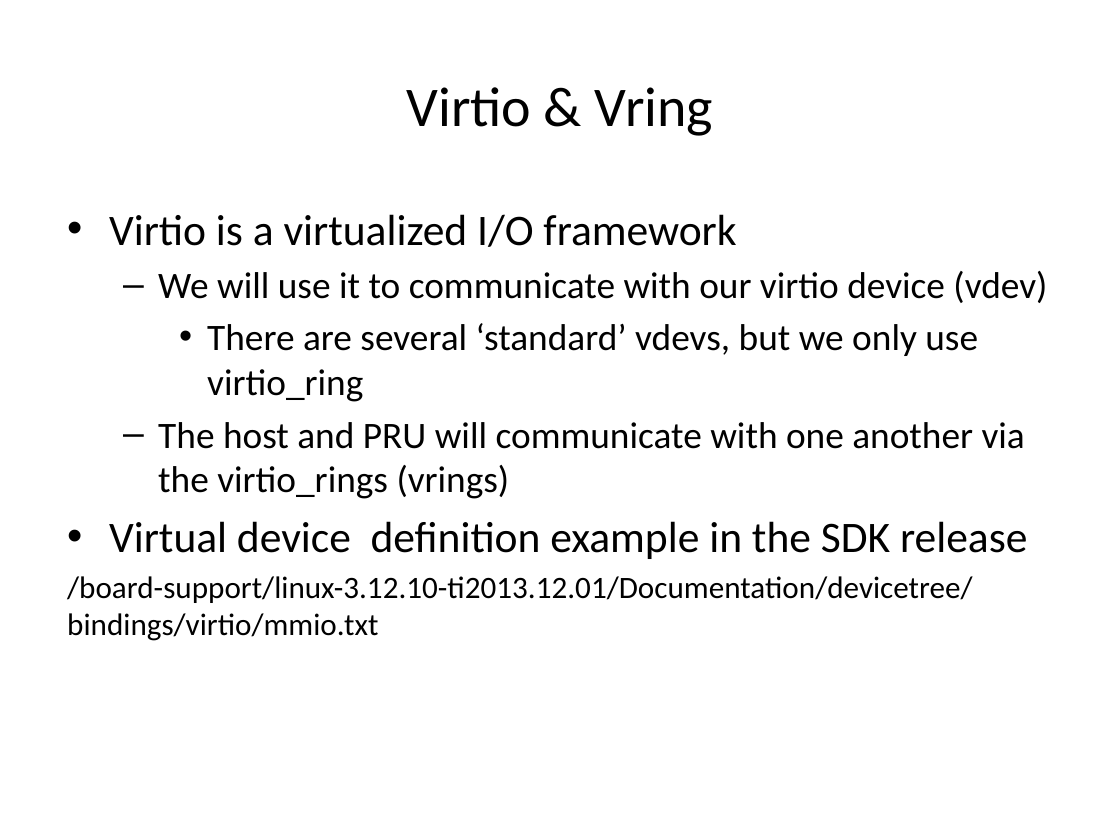
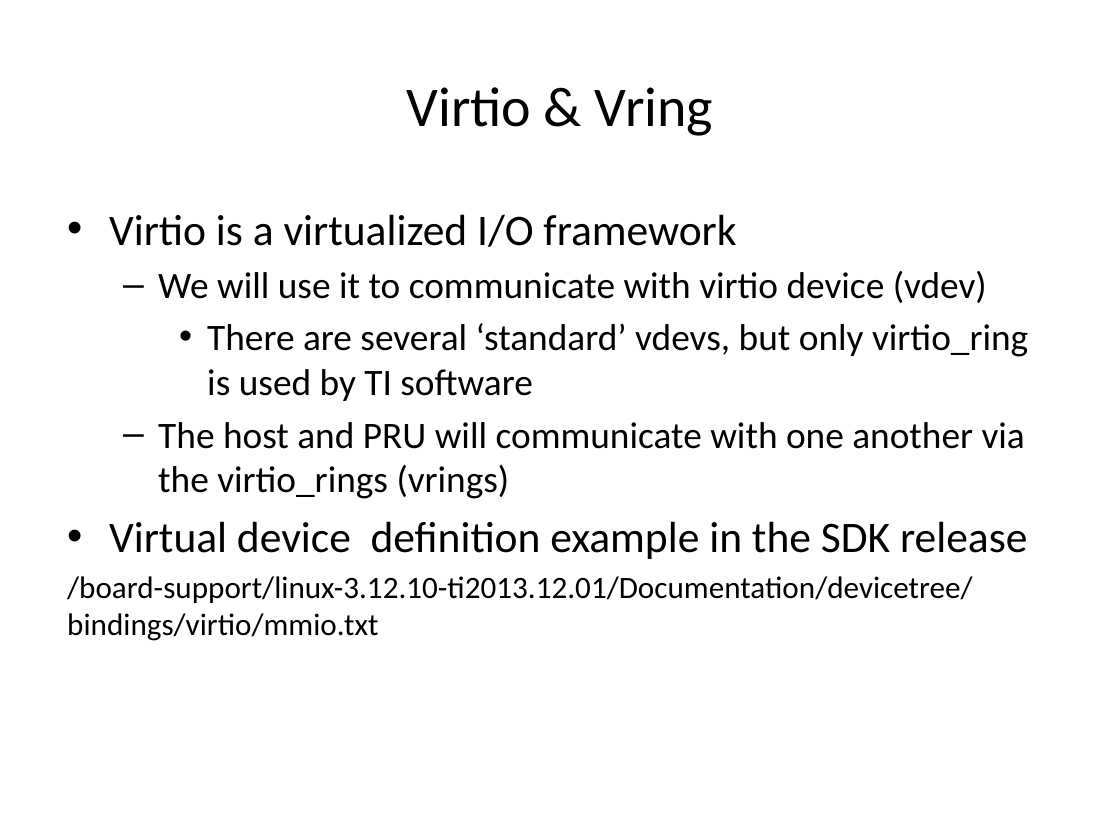
Before and after one commit to hari1989/keystone-workshop, a slide deck: slide 55 of preliminary/Working/presentations/Sitara/PRU in Sitara Device.pptx. Drawn at 1120x840 pixels with LibreOffice and Linux fonts; fonts in the diff are those of the drawing. Boxes give left, top, right and bottom in pixels: in the first picture for what was removed or moved away, otherwise in the second. Text is boxed around its words. In the diff, an @@ line names an element or a change of style, - is before the commit and + after.

```diff
--- a/preliminary/Working/presentations/Sitara/PRU in Sitara Device.pptx
+++ b/preliminary/Working/presentations/Sitara/PRU in Sitara Device.pptx
@@ text at <box>158,271,1028,401</box>: text changed @@
-  – We will use it to communicate with our virtio device (vdev)
-    • There are several ‘standard’ vdevs, but we only use virtio_ring
+  – We will use it to communicate with virtio device (vdev)
+    • There are several ‘standard’ vdevs, but only virtio_ring is used by TI software
```
Also in this commit, not shown: 12 other slides changed, 1 slide added.
